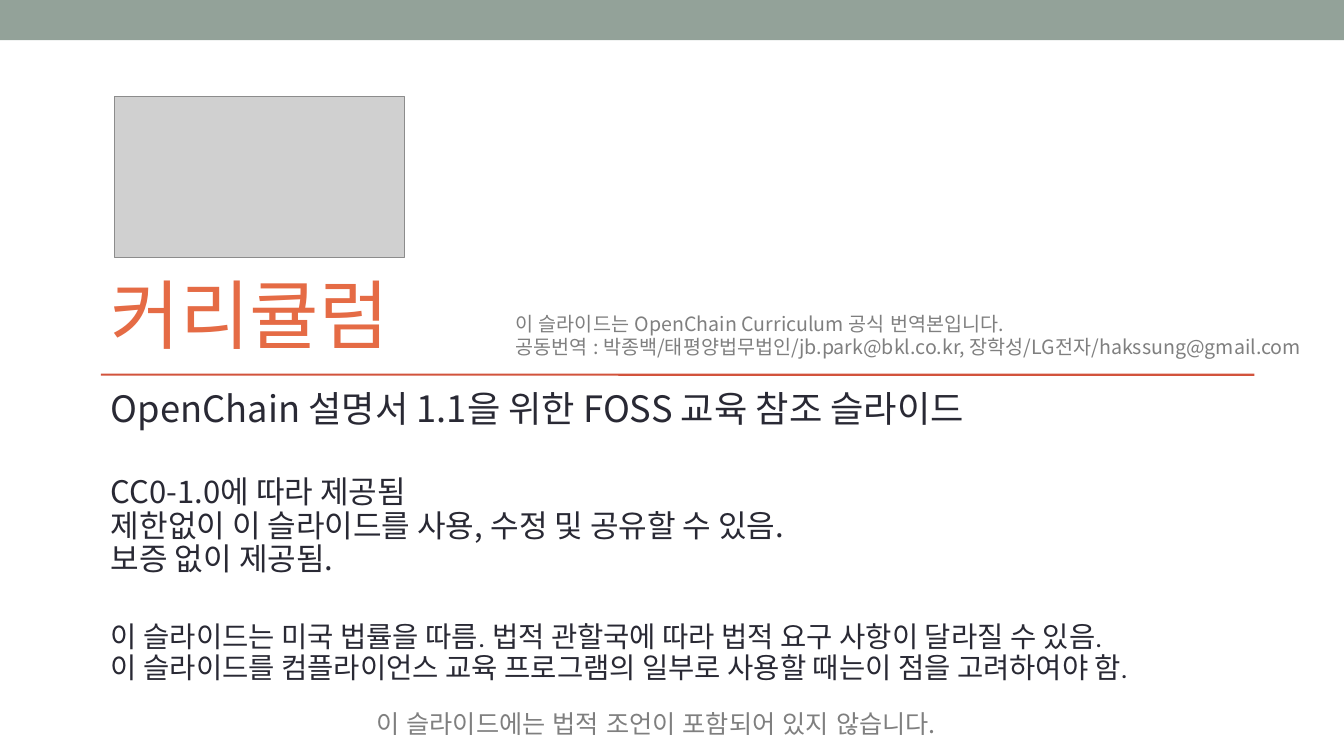
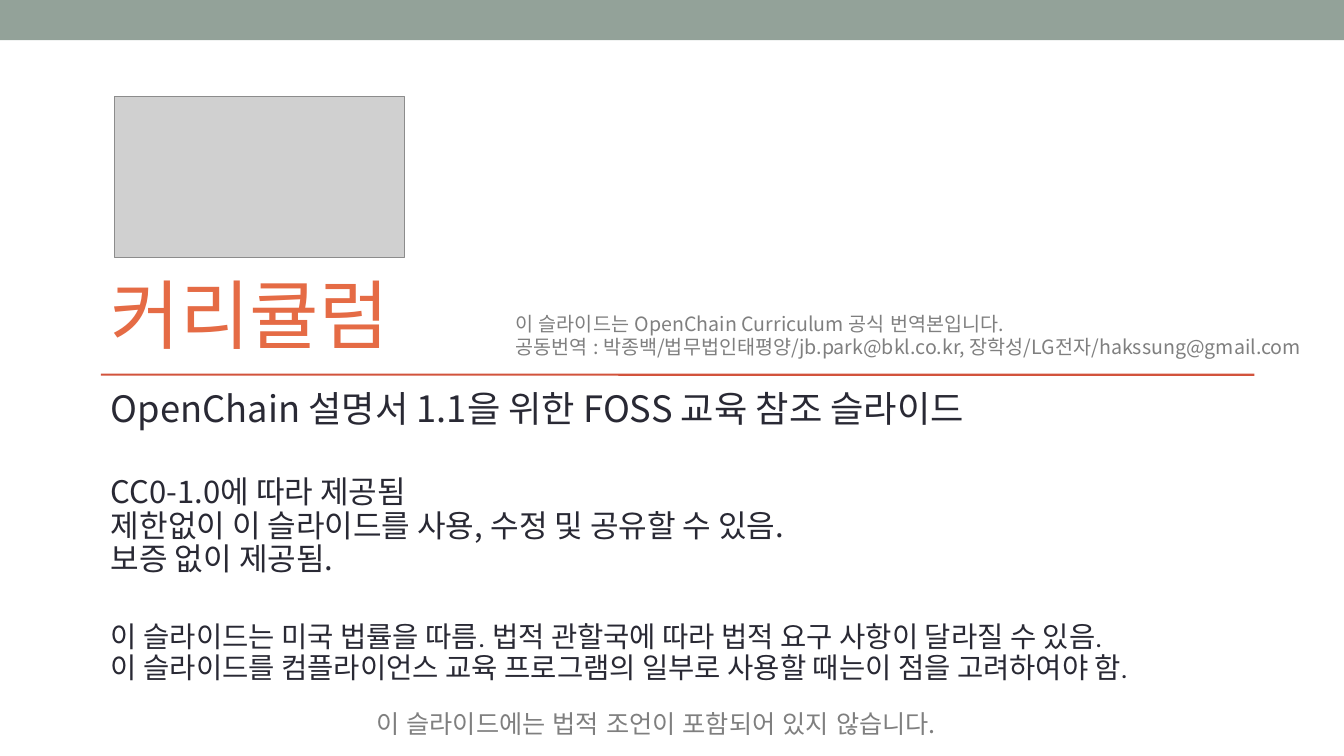
Before and after one commit to OpenChain-KWG/Curriculum-Translation-KR, a slide deck: slide 1 of release/1.1/openchain-curriculum-for-1-1-Kor.pptx. Drawn at 1344x756 pixels with LibreOffice and Linux fonts; fonts in the diff are those of the drawing; grey boxes stand for pictures. Boxes give left, top, right and bottom in pixels: in the first picture for what was removed or moved away, otherwise in the second. Text is boxed around its words. In the diff, an @@ line names an element or a change of style, - is before the commit and + after.

Commit message:
Update openchain-curriculum-for-1-1-Kor.pptx
changed the translator's info

```diff
--- a/release/1.1/openchain-curriculum-for-1-1-Kor.pptx
+++ b/release/1.1/openchain-curriculum-for-1-1-Kor.pptx
@@ text at (515,334,1301,359): text changed @@
-공동번역 : 박종백/태평양법무법인/jb.park@bkl.co.kr, 장학성/LG전자/hakssung@gmail.com
+공동번역 : 박종백/법무법인태평양/jb.park@bkl.co.kr, 장학성/LG전자/hakssung@gmail.com
```
